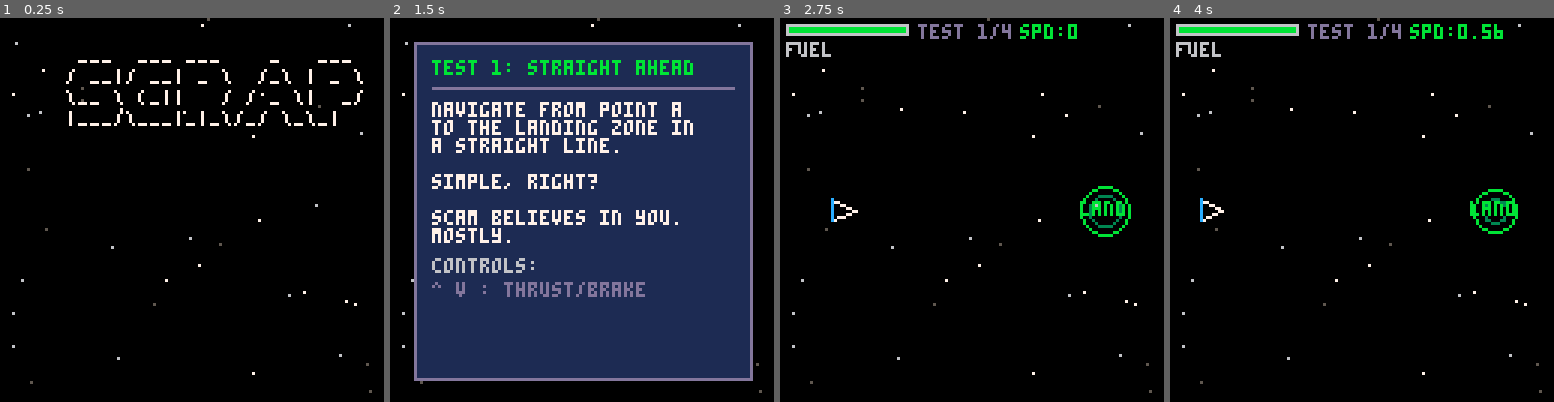
Above: before the commit, frames 1-4 (left to right).
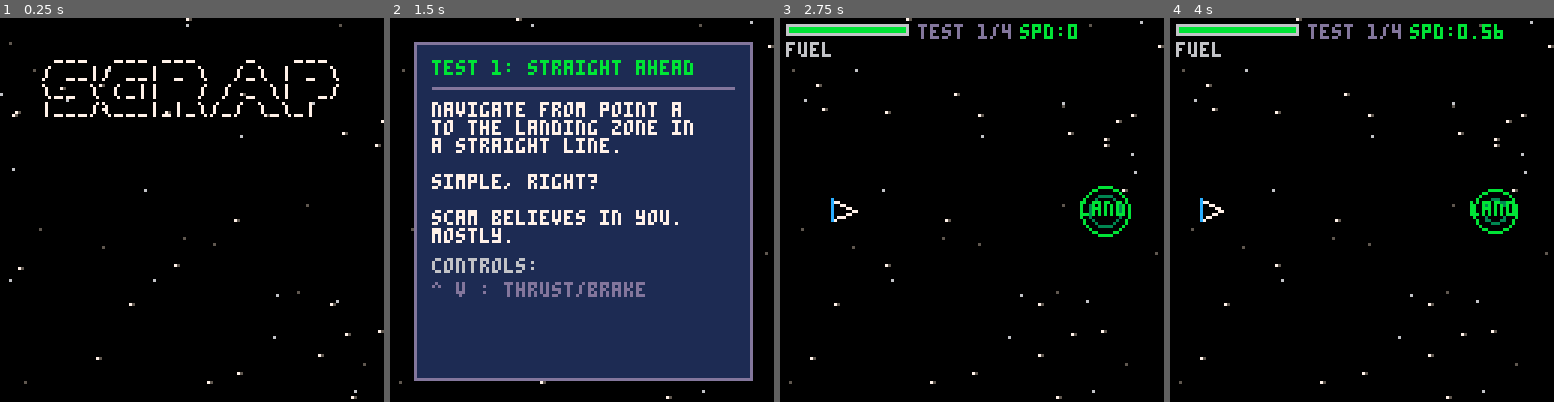
Above: after the commit, the same moments.

Repository: Dhebug/S.C.R.A.P.
Game: PICO-8 cartridge scrap.p8
The game is run twice, just before and just after one commit, with the same random seed, the same clock (stepped at 60 frames per second) and the same inputs.
Inputs:
- Up to frame 1 (0.25 s): no input
- Up to frame 2 (1.5 s): tap X (X key) at 0.33, 1.07 s; tap O (Z key) at 0.7 s
- Up to frame 3 (2.75 s): hold Right 1.6-2.1 s; tap O (Z key) at 1.7, 2.1, 2.5 s; tap X (X key) at 1.85 s; hold Up 2.15-2.42 s; hold Right from 2.47 s (still down)
- Up to frame 4 (4 s): tap O (Z key) at 2.9, 3.3, 3.7 s; tap X (X key) at 2.97 s; release Right at 3.03 s; hold Left 3.08-3.58 s; hold Down 3.63-3.97 s

The runs differ from the first frame. In frame 1, 3.3% of the frame differs, in the area x 0-100%, y 0-100%; in frame 2, 0.2%; in frame 3, 0.7%; in frame 4, 0.7%.

Commit message:
Fixed alignment and position of things on the intro sequence, added a funny scroll-text.

Diff:
--- a/scrap.p8
+++ b/scrap.p8
@@ -445,17 +445,33 @@
 
 function init_stars()
  stars={}
- for i=1,40 do
+ for i=1,50 do
+  local spd=0.1+rnd(0.4)
   add(stars,{
    x=rnd(128),y=rnd(128),
-   c=rnd()>0.7 and 7 or (rnd()>0.5 and 6 or 5)
+   spd=spd,
+   c=spd>0.3 and 7 or (spd>0.2 and 6 or 5)
   })
+ end
+end
+
+function update_stars()
+ for s in all(stars) do
+  s.x-=s.spd
+  if s.x<0 then
+   s.x=128
+   s.y=rnd(128)
+  end
  end
 end
 
 function draw_stars()
  for s in all(stars) do
   pset(s.x,s.y,s.c)
+  -- faster stars get a small trail
+  if s.spd>0.3 then
+   pset(s.x+1,s.y,5)
+  end
  end
 end
 
@@ -782,6 +798,7 @@
 -------------------------------
 function update_intro()
  intro_timer+=1
+ update_stars()
  -- toggle rotation mode with left/right
  if intro_timer>60 and (btnp(0) or btnp(1)) then
   reverse_rot=not reverse_rot
@@ -805,26 +822,33 @@
  end
 
  -- ascii art (all at x=14 for alignment)
- print("   ___  ___ ___    _   ___",14,10,c)
- print("  / __|/ __| _ \\  /_\\ | _ \\",14,17,c)
- print("  \\__ \\ (_||   / / _ \\|  _/",14,24,c)
- print("  |___/\\___|_|_\\/_/ \\_\\_|",14,31,c)
-
- if intro_timer>20 then
-  print("space cleaning rules",24,46,13)
-  print("and procedures",32,54,13)
+ print(" ___  ___ ___    _   ___",14,10,c)
+ print("/ __|/ __| _ \\  /_\\ | _ \\",c)
+ print("\\__ \\ (_||   / / _ \\|  _/",c)
+ print("|___/\\___|_|_\\/_/ \\_\\_|",c)
+
+ if intro_timer>80 then
+  print("space cleaning rules",24,36,13)
+  print("and procedures",32,44,13)
+  if intro_timer>160 then
+    print("9TH eDITION",38,51,14)
+   end
  end
 
  if intro_timer>60 then
   local mode=reverse_rot and "steering" or "direct"
-  print("<> rotation: "..mode,18,84,6)
+  print("<> rotation: "..mode,18,74,6)
   if flr(frame/15)%2==0 then
    print("engage controls",28,98,11)
   end
  end
 
- if intro_timer>40 then
-  print("(c) 2126 s.c.a.m.",28,120,5)
+ -- scrolling legal ticker
+ if intro_timer>60 then
+  local scroll_txt="(c) 2126 sPACE cLEANING aDVANCED mANAGEMENT (s.c.a.m) - tHIS TRAINING SIMULATOR IS PROVIDED EXCLUSIVELY TO sPACE cLEANERS uNLICENSED mEMBERS (s.c.u.m.) FOR CERTIFICATION PURPOSES ONLY. aNY UNAUTHORIZED USE, DUPLICATION, REVERSE ENGINEERING, INTELLECTUAL PROPERTY THEFT, FUN, ENJOYMENT OR DISTRIBUTION OF THIS PRODUCT CAN AND WILL RESULT IN DISCIPLINARY PROCEDURES, DEMOTION TO ASTEROID SCRUBBING DUTY, AND/OR EJECTION INTO THE NEAREST BLACK HOLE. S.C.A.M. ACCEPTS NO LIABILITY FOR INJURIES, EXISTENTIAL DREAD, OR SPONTANEOUS COMBUSTION OCCURRING DURING TRAINING. aLL COMPLAINTS SHOULD BE FILED IN TRIPLICATE AND LAUNCHED INTO THE SUN.                                   "
+  local tw=#scroll_txt*4
+  local scroll_x=128-((intro_timer-40)*0.8)%tw
+  print(scroll_txt,scroll_x,122,5)
  end
 end
 
